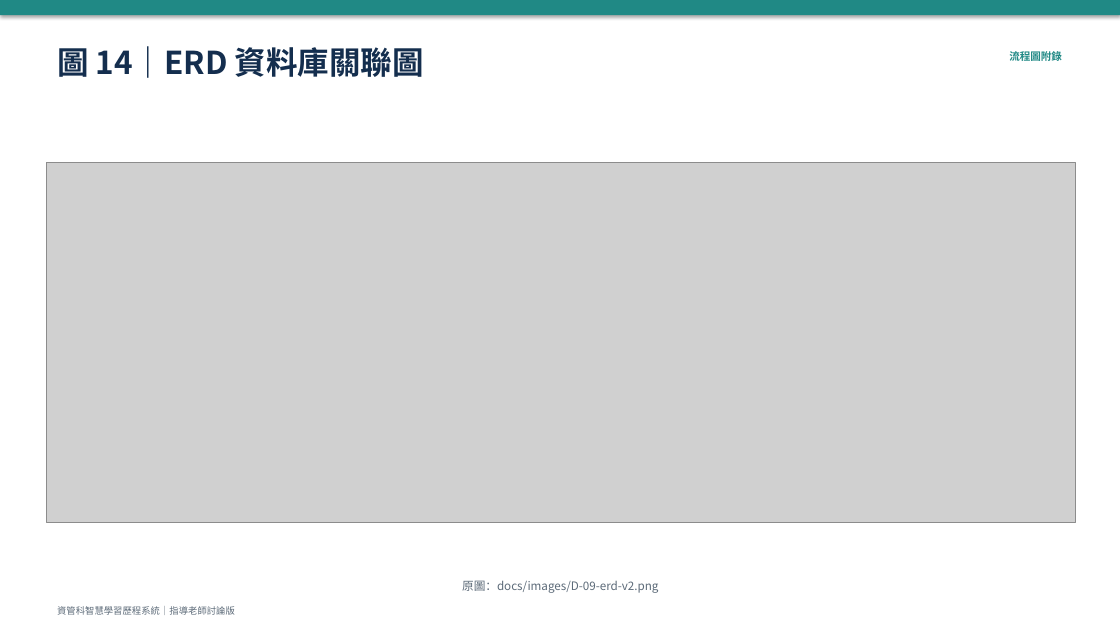
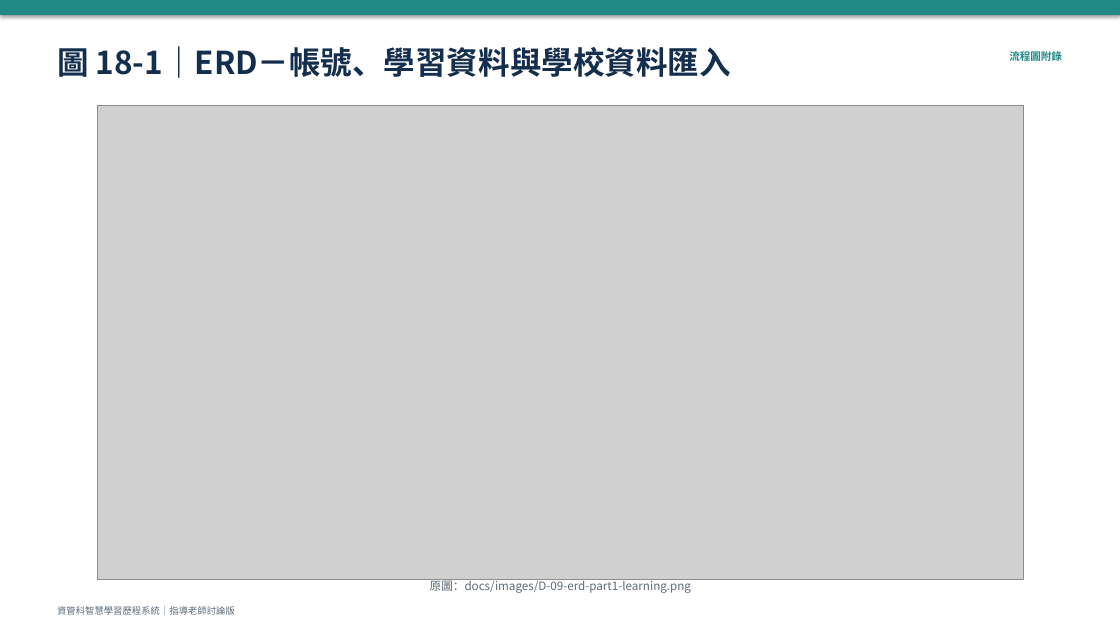
Before and after one commit to vujhdcusa/1028, a slide deck: slide 19 of docs/08_簡報/AI_流程圖彙整_2026-10-10.pptx (slide 15 before the commit). Drawn at 1120x630 pixels with LibreOffice and Linux fonts; fonts in the diff are those of the drawing; grey boxes stand for pictures. Boxes give left, top, right and bottom in pixels: in the first picture for what was removed or moved away, otherwise in the second. Text is boxed around its words. In the diff, an @@ line names an element or a change of style, - is before the commit and + after.

```diff
--- a/docs/08_簡報/AI_流程圖彙整_2026-10-10.pptx
+++ b/docs/08_簡報/AI_流程圖彙整_2026-10-10.pptx
@@ text at bbox=[57, 42, 731, 83]: text changed @@
-圖 14｜ERD 資料庫關聯圖
+圖 18-1｜ERD－帳號、學習資料與學校資料匯入
@@ picture: place and size @@
-picture at bbox=[46, 162, 1075, 522]
+picture at bbox=[98, 105, 1024, 580]
@@ text at bbox=[430, 578, 691, 593]: text changed @@
-原圖：docs/images/D-09-erd-v2.png
+原圖：docs/images/D-09-erd-part1-learning.png
```
Also in this commit, not shown: 17 other slides changed, 4 slides added, 56 other files.
